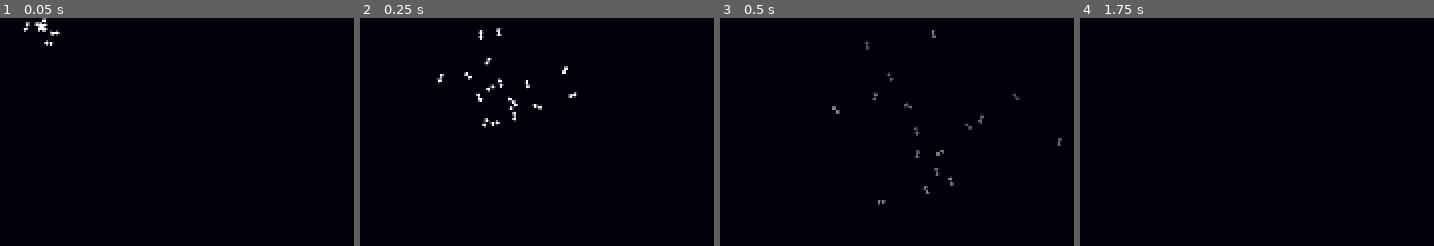
Above: before the commit, frames 1-4 (left to right).
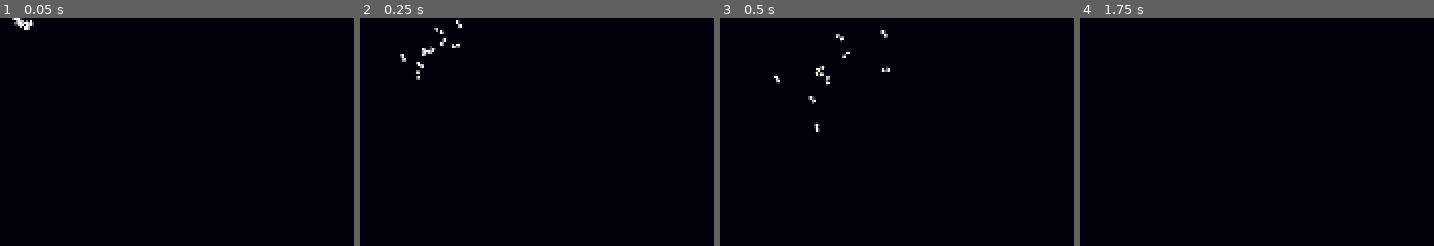
Above: after the commit, the same moments.

Repository: austingwatson/Depths
Game: Godot game, scene res://scenes/entity/projectile/shock.tscn
The game is run twice, just before and just after one commit, with the same random seed, the same clock (stepped at 60 frames per second) and the same inputs. This scene is started directly instead of the project's main scene. Sound files missing from this copy of the repository are replaced by a short silence.
Inputs (mouse positions are in pixels of both pictures, inside the frame that each line leads up to):
- Up to frame 1 (0.05 s): no input
- Up to frame 2 (0.25 s): no input
- Up to frame 3 (0.5 s): no input
- Up to frame 4 (1.75 s): move the mouse to (outside the picture) at 0.52 s; hold Space (thrust) 0.53-1.28 s; tap Mouse wheel down (change_weapon_down) at 0.6 s; tap Enter at 1.25 s; move the mouse to (outside the picture) at 1.27 s; tap Mouse wheel up (change_weapon_up) at 1.35 s

The runs differ from the first frame. In frame 1, 0.4% of the frame differs, in the area x 3-17%, y 0-13%; in frame 2, 1.2%, in the area x 11-62%, y 0-49%; in frame 3, 1.1%; in frame 4, nothing differs.

Commit message:
adjusting particles, added forgotten gfish swim anim,

Diff:
--- a/scenes/entity/actor/player.tscn
+++ b/scenes/entity/actor/player.tscn
@@ -62,69 +62,25 @@
 atlas = ExtResource("16_vrjrw")
 region = Rect2(72, 120, 8, 8)
 
-[sub_resource type="Curve" id="Curve_1sbqw"]
-_data = [Vector2(0.0622568, 1), 0.0, 0.0, 0, 0, Vector2(0.509728, 0), 0.0, 0.0, 0, 0]
-point_count = 2
-
-[sub_resource type="CurveTexture" id="CurveTexture_xwbx1"]
-curve = SubResource("Curve_1sbqw")
-
-[sub_resource type="ParticleProcessMaterial" id="ParticleProcessMaterial_5vqjj"]
-lifetime_randomness = 0.1
-particle_flag_disable_z = true
-emission_shape_scale = Vector3(2, 2, 1)
-emission_shape = 6
-emission_ring_axis = Vector3(0, 0, 1)
-emission_ring_height = 1.0
-emission_ring_radius = 5.0
-emission_ring_inner_radius = 3.0
-emission_ring_cone_angle = 90.0
-angle_min = 1.07288e-05
-angle_max = 1.07288e-05
-direction = Vector3(0, 0, 0)
-radial_velocity_min = 20.0
-radial_velocity_max = 120.0
-gravity = Vector3(0, 0, 0)
-radial_accel_min = 20.0
-radial_accel_max = 90.0
-alpha_curve = SubResource("CurveTexture_xwbx1")
+[sub_resource type="Gradient" id="Gradient_vrjrw"]
+offsets = PackedFloat32Array(0, 0.542435, 1)
+colors = PackedColorArray(1, 1, 1, 1, 1, 1, 1, 1, 1, 1, 1, 0)
 
 [sub_resource type="AtlasTexture" id="AtlasTexture_wvb70"]
 atlas = ExtResource("16_vrjrw")
 region = Rect2(24, 16, 8, 8)
 
-[sub_resource type="Curve" id="Curve_6ybvf"]
-_data = [Vector2(0, 0), 0.0, 0.444718, 0, 0, Vector2(0.202335, 0.808197), 1.13675, 1.13675, 0, 0, Vector2(0.894942, 0), -3.50873, 0.0, 0, 0]
-point_count = 3
-
-[sub_resource type="CurveTexture" id="CurveTexture_v2vx8"]
-curve = SubResource("Curve_6ybvf")
-
-[sub_resource type="ParticleProcessMaterial" id="ParticleProcessMaterial_xe4mu"]
-particle_flag_disable_z = true
-emission_shape = 6
-emission_ring_axis = Vector3(0, 0, 1)
-emission_ring_height = 1.0
-emission_ring_radius = 32.0
-emission_ring_inner_radius = 24.0
-emission_ring_cone_angle = 90.0
-angle_min = 1.07288e-05
-angle_max = 720.0
-direction = Vector3(0, 0, 0)
-orbit_velocity_min = -0.0799999
-orbit_velocity_max = 0.0800001
-radial_velocity_min = -24.0
-radial_velocity_max = -16.0
-gravity = Vector3(0, 0, 0)
-linear_accel_min = 8.0
-linear_accel_max = 16.0
-radial_accel_min = -10.0
-radial_accel_max = -8.0
-alpha_curve = SubResource("CurveTexture_v2vx8")
+[sub_resource type="Gradient" id="Gradient_mfv3l"]
+offsets = PackedFloat32Array(0, 0.269373, 0.634686, 1)
+colors = PackedColorArray(1, 1, 1, 0, 1, 1, 1, 1, 1, 1, 1, 1, 1, 1, 1, 0)
 
 [sub_resource type="AtlasTexture" id="AtlasTexture_jtf24"]
 atlas = ExtResource("16_vrjrw")
 region = Rect2(64, 48, 8, 8)
+
+[sub_resource type="Gradient" id="Gradient_xwbx1"]
+offsets = PackedFloat32Array(0, 0.0738007, 0.594096, 1)
+colors = PackedColorArray(1, 1, 1, 0, 1, 1, 1, 1, 1, 1, 1, 1, 1, 1, 1, 0)
 
 [node name="Player" type="Node2D"]
 z_index = 2
@@ -287,36 +243,57 @@
 hit_from_inside = true
 collide_with_areas = true
 
-[node name="SonarPulseParticles" type="GPUParticles2D" parent="."]
+[node name="SonarPulseParticles" type="CPUParticles2D" parent="."]
 z_index = -1
 emitting = false
-amount = 32
+amount = 24
 texture = SubResource("AtlasTexture_mfv3l")
 lifetime = 2.0
 one_shot = true
 explosiveness = 1.0
 randomness = 0.2
-process_material = SubResource("ParticleProcessMaterial_5vqjj")
-
-[node name="RepairParticle" type="GPUParticles2D" parent="."]
+emission_shape = 2
+emission_sphere_radius = 3.0
+direction = Vector2(0, 0)
+gravity = Vector2(0, 0)
+radial_accel_min = 20.0
+radial_accel_max = 90.0
+color_ramp = SubResource("Gradient_vrjrw")
+
+[node name="RepairParticle" type="CPUParticles2D" parent="."]
 emitting = false
 amount = 12
 texture = SubResource("AtlasTexture_wvb70")
-lifetime = 0.8
+lifetime = 1.2
 one_shot = true
 explosiveness = 0.8
 local_coords = true
-process_material = SubResource("ParticleProcessMaterial_xe4mu")
-
-[node name="ResearchParticle" type="GPUParticles2D" parent="."]
+emission_shape = 2
+emission_sphere_radius = 32.0
+direction = Vector2(0, 0)
+gravity = Vector2(0, 0)
+radial_accel_min = -32.0
+radial_accel_max = -24.0
+angle_max = 360.0
+color_ramp = SubResource("Gradient_mfv3l")
+
+[node name="ResearchParticle" type="CPUParticles2D" parent="."]
 emitting = false
 amount = 6
 texture = SubResource("AtlasTexture_jtf24")
-lifetime = 0.8
 one_shot = true
 explosiveness = 0.8
 local_coords = true
-process_material = SubResource("ParticleProcessMaterial_xe4mu")
+emission_shape = 2
+emission_sphere_radius = 32.0
+direction = Vector2(0, 0)
+gravity = Vector2(0, 0)
+linear_accel_min = 24.0
+linear_accel_max = 32.0
+radial_accel_min = -24.0
+radial_accel_max = -16.0
+angle_max = 360.0
+color_ramp = SubResource("Gradient_xwbx1")
 
 [connection signal="charging" from="Energy" to="." method="_on_energy_charging"]
 [connection signal="energy_changed" from="Energy" to="." method="_on_energy_energy_changed"]
--- a/scenes/entity/actor/urchin.tscn
+++ b/scenes/entity/actor/urchin.tscn
@@ -106,17 +106,24 @@
 atlas = ExtResource("2_aw6ot")
 region = Rect2(96, 64, 32, 32)
 
+[sub_resource type="AtlasTexture" id="AtlasTexture_2y608"]
+atlas = ExtResource("2_aw6ot")
+region = Rect2(128, 64, 32, 32)
+
 [sub_resource type="SpriteFrames" id="SpriteFrames_stgjh"]
 animations = [{
 "frames": [{
 "duration": 1.0,
 "texture": SubResource("AtlasTexture_0pn5m")
 }, {
-"duration": 1.0,
+"duration": 2.0,
 "texture": SubResource("AtlasTexture_q85n1")
 }, {
 "duration": 1.0,
 "texture": SubResource("AtlasTexture_x7hch")
+}, {
+"duration": 1.0,
+"texture": SubResource("AtlasTexture_2y608")
 }],
 "loop": true,
 "name": &"default",
--- a/scenes/entity/projectile/shock.tscn
+++ b/scenes/entity/projectile/shock.tscn
@@ -11,39 +11,9 @@
 atlas = ExtResource("3_0iv5t")
 region = Rect2(56, 64, 8, 8)
 
-[sub_resource type="Curve" id="Curve_qy4gw"]
-_data = [Vector2(0, 0.861475), 0.0, 0.0, 0, 0, Vector2(0.505837, 0), 0.0, 0.0, 0, 0]
-point_count = 2
-
-[sub_resource type="CurveTexture" id="CurveTexture_5vqjj"]
-curve = SubResource("Curve_qy4gw")
-
-[sub_resource type="ParticleProcessMaterial" id="ParticleProcessMaterial_sonjk"]
-particle_flag_disable_z = true
-emission_shape = 1
-emission_sphere_radius = 1.0
-angle_min = 1.07288e-05
-angle_max = 360.0
-inherit_velocity_ratio = 1.0
-direction = Vector3(0, 0, 0)
-spread = 42.0
-flatness = 0.4
-initial_velocity_min = 210.18
-initial_velocity_max = 383.07
-angular_velocity_min = -385.63
-angular_velocity_max = 356.34
-gravity = Vector3(0, 0, 0)
-radial_accel_min = -9.15
-radial_accel_max = -5.76
-tangential_accel_min = -2.23517e-06
-tangential_accel_max = -2.23517e-06
-damping_min = 60.678
-damping_max = 73.559
-alpha_curve = SubResource("CurveTexture_5vqjj")
-turbulence_enabled = true
-turbulence_noise_strength = 20.0
-turbulence_noise_scale = 4.564
-turbulence_noise_speed = Vector3(2, 2, 0)
+[sub_resource type="Gradient" id="Gradient_0iv5t"]
+offsets = PackedFloat32Array(0, 0.0590406, 0.420664, 1)
+colors = PackedColorArray(1, 1, 1, 0, 1, 1, 1, 1, 1, 1, 1, 1, 1, 1, 1, 0)
 
 [node name="Shock" type="Node2D"]
 script = ExtResource("1_jmcv3")
@@ -61,18 +31,27 @@
 one_shot = true
 autostart = true
 
-[node name="ShockBlastParticles" type="GPUParticles2D" parent="."]
+[node name="ShockBlastParticles" type="CPUParticles2D" parent="."]
 modulate = Color(1.5, 1.5, 1.5, 1)
 position = Vector2(10, 0)
 emitting = false
 amount = 24
 texture = SubResource("AtlasTexture_1xao5")
-lifetime = 1.5
+lifetime = 0.8
 one_shot = true
 explosiveness = 0.95
 randomness = 0.1
-trail_lifetime = 0.1
-trail_sections = 6
-process_material = SubResource("ParticleProcessMaterial_sonjk")
+local_coords = true
+emission_shape = 1
+emission_sphere_radius = 2.0
+direction = Vector2(0, 0)
+spread = 60.0
+gravity = Vector2(0, 0)
+initial_velocity_min = 60.0
+initial_velocity_max = 120.0
+damping_min = 80.0
+damping_max = 160.0
+angle_max = 360.0
+color_ramp = SubResource("Gradient_0iv5t")
 
 [connection signal="timeout" from="Timer" to="." method="_on_timer_timeout"]
Binary file changed: assets/textures/entity/hunter_fish.png
Binary file changed: assets/textures/entity/hunter_fish_normals.png
Not shown, added: assets/textures/level/seabed_playarea.png.import
Not shown: 1 places in scenes/entity/actor/player.tscn that only renumber resources
Not shown: 1 places in scenes/entity/actor/urchin.tscn that only renumber resources
Not shown: 1 places in scenes/entity/projectile/shock.tscn that only renumber resources
